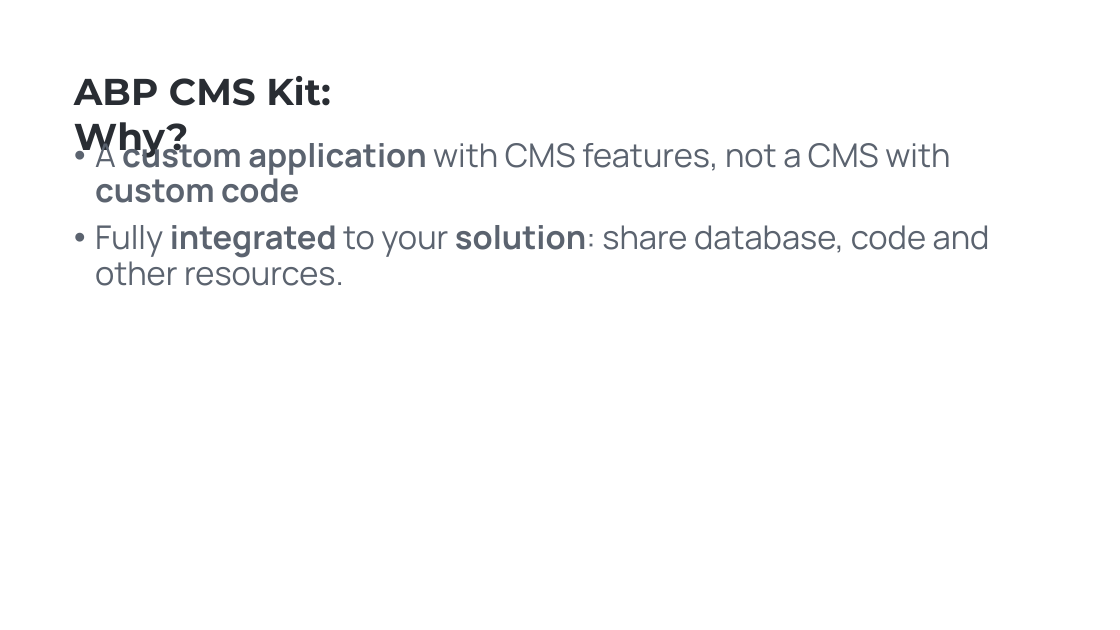
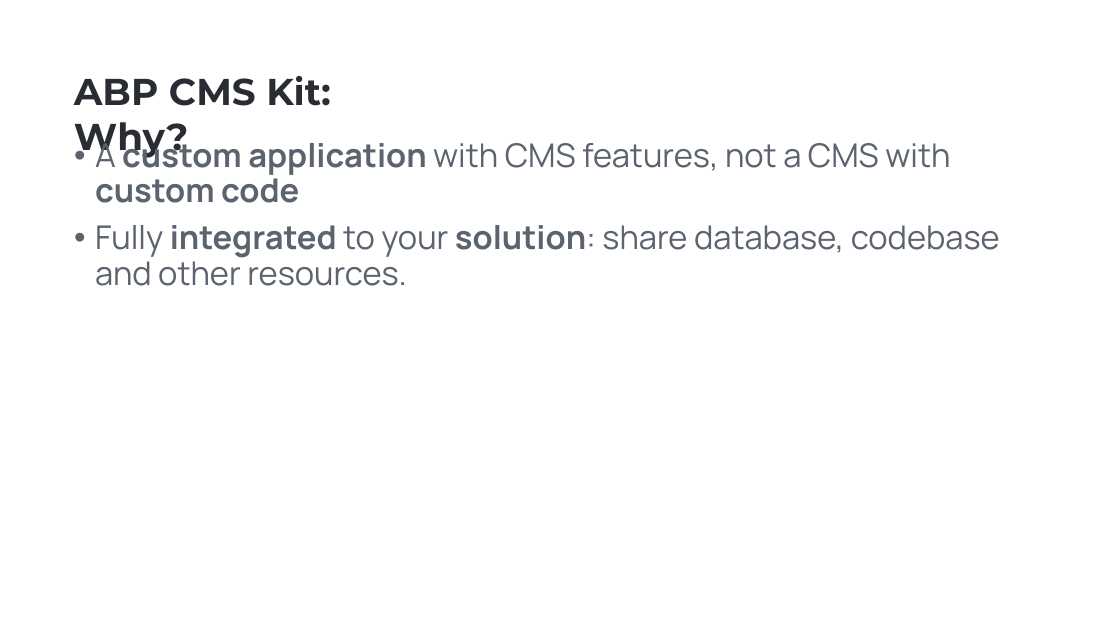
Before and after one commit to hikalkan/presentations, a slide deck: slide 3 of 2023-09-28 ABP CMS Kit/ABP CMS Kit.pptx. Drawn at 1120x630 pixels with LibreOffice and Linux fonts; fonts in the diff are those of the drawing; background and template pictures are left out. Boxes give left, top, right and bottom in pixels: in the first picture for what was removed or moved away, otherwise in the second. Text is boxed around its words. In the diff, an @@ line names an element or a change of style, - is before the commit and + after.

```diff
--- a/2023-09-28 ABP CMS Kit/ABP CMS Kit.pptx
+++ b/2023-09-28 ABP CMS Kit/ABP CMS Kit.pptx
@@ text at bbox=[95, 225, 1000, 286]: text changed @@
-• Fully integrated to your solution: share database, code and other resources.
+• Fully integrated to your solution: share database, codebase and other resources.
```
